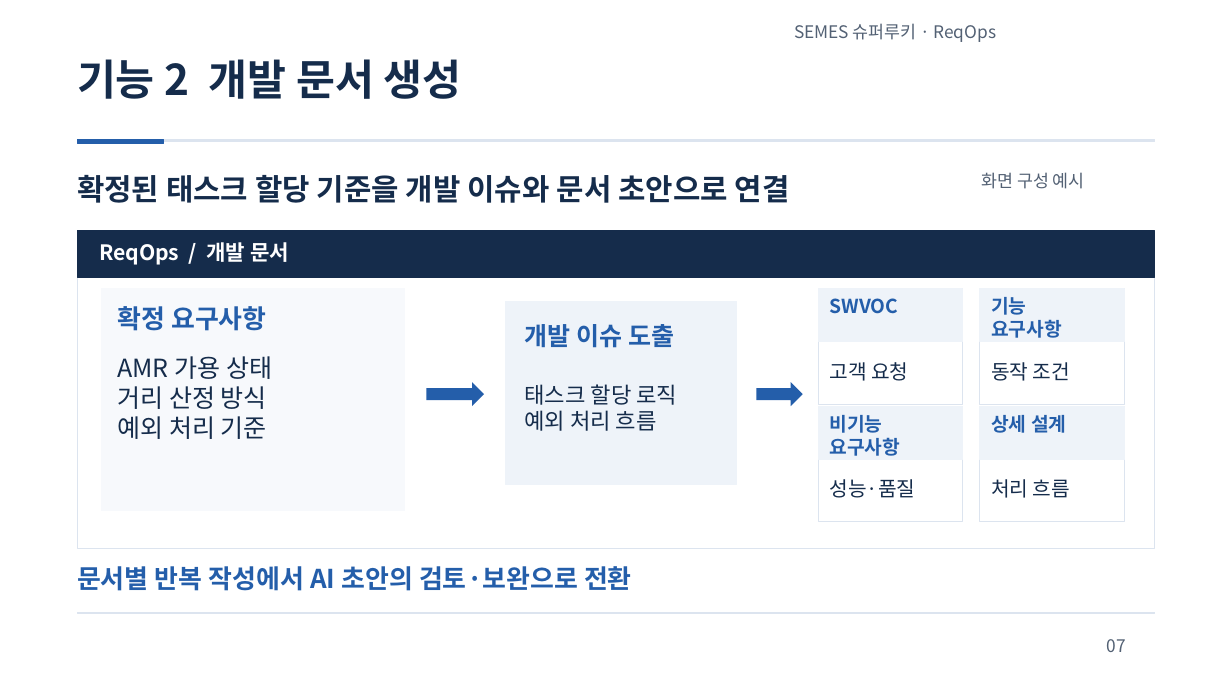
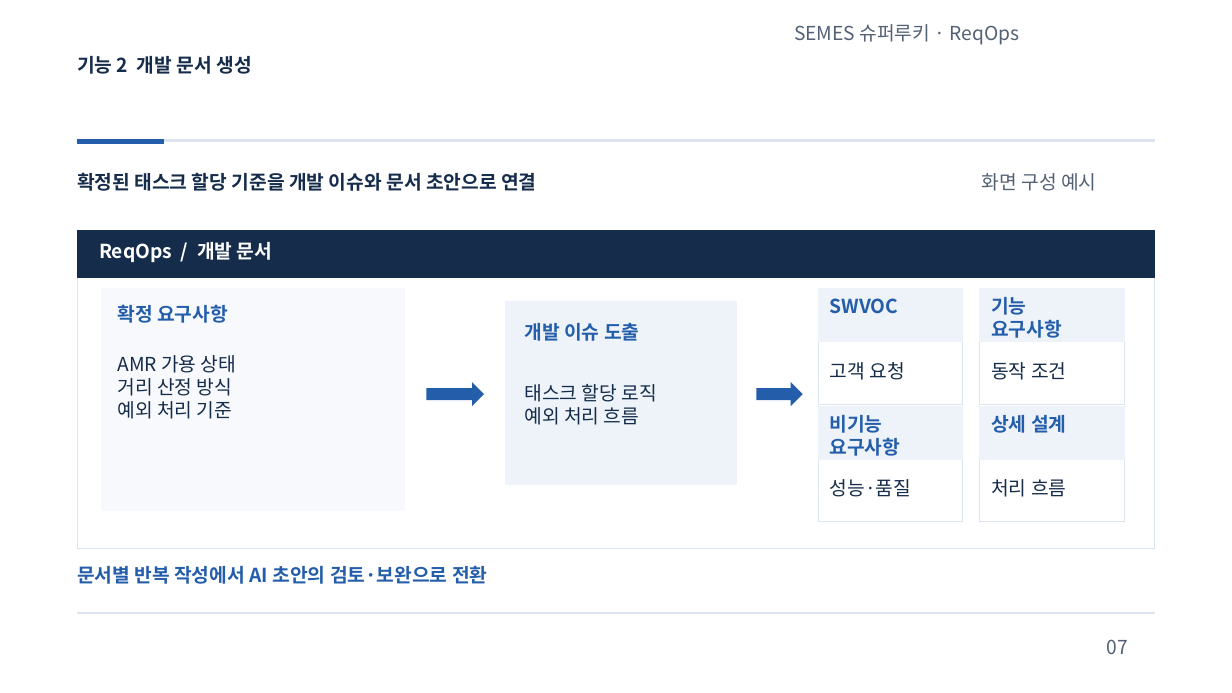
Before and after one commit to jihunhan98/semes-superrookie, a slide deck: slide 7 of docs/presentations/ReqOps_SuperRookie.pptx. Drawn at 1232x693 pixels with LibreOffice and Linux fonts; fonts in the diff are those of the drawing. Boxes give left, top, right and bottom in pixels: in the first picture for what was removed or moved away, otherwise in the second. Text is boxed around its words. In the diff, an @@ line names an element or a change of style, - is before the commit and + after.

```diff
--- a/docs/presentations/ReqOps_SuperRookie.pptx
+++ b/docs/presentations/ReqOps_SuperRookie.pptx
@@ text "기능 2 개발 문서 생성" at bbox=[77, 56, 251, 74]: size 33 to 15 pt @@
@@ text "확정된 태스크 할당 기준을 개발 ..." at bbox=[77, 172, 536, 191]: size 23.2 to 15 pt @@
@@ size 13.5 to 15 pt in 3 elements at bbox=[794, 24, 1020, 45], bbox=[1107, 639, 1128, 654], bbox=[982, 173, 1096, 191] @@
@@ text "ReqOps / 개발 문서" at bbox=[99, 242, 272, 262]: size 16.5 to 15 pt @@
@@ text "확정 요구사항" at bbox=[117, 304, 228, 323]: size 20.2 to 15 pt @@
@@ text "개발 이슈 도출" at bbox=[525, 323, 639, 341]: size 19.5 to 15 pt @@
@@ text "AMR 가용 상태" at bbox=[117, 355, 236, 419]: size 19.5 to 15 pt @@
@@ text "태스크 할당 로직" at bbox=[525, 384, 657, 425]: size 17.2 to 15 pt @@
@@ size 15.8 to 15 pt in 4 elements at bbox=[830, 362, 904, 380], bbox=[991, 362, 1066, 380], bbox=[830, 479, 912, 497], bbox=[991, 479, 1066, 497] @@
@@ text "문서별 반복 작성에서 AI 초안의 ..." at bbox=[77, 565, 487, 584]: size 20.2 to 15 pt @@
```
Also in this commit, not shown: 9 other slides changed.
